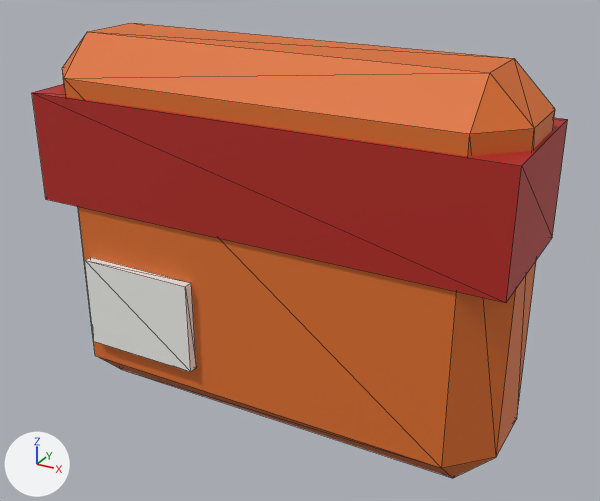
Renders of the glTF model public/models/hh_goi_mi.glb from each side of a commit.
Both versions are drawn from a 50 mm lens placed at (0.1193, -0.207, 0.161), pointed at (0.0059, -0.0008, 0.0579). Every picture has the same lights, and +X, +Y and +Z are marked at lower left. The first picture is the older version. Mesh edges are drawn as thin lines. Vertices at exactly the same position are counted once.

In view in the first picture: 'hh_goi_mi'.
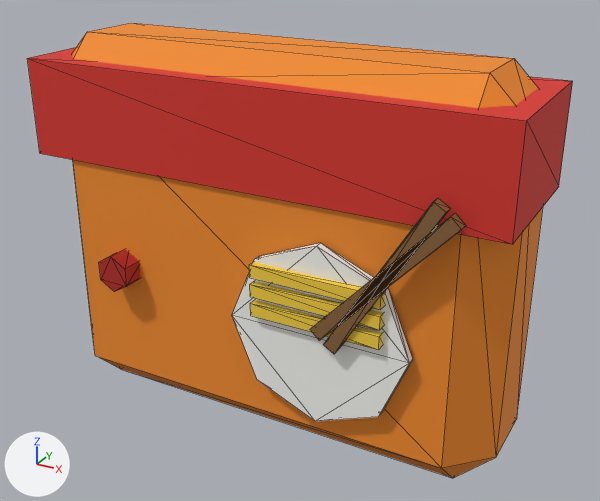
Pixel boxes (x1, y1, x2, y2) of what changed, in the pictures (600 x 501 px):
'hh_goi_mi', reshaped
    before: (32, 23, 568, 478)
    after: (27, 23, 573, 478)
part 1 of me_hh_goi_mi, added
    after: (232, 243, 413, 421)
part 2 of me_hh_goi_mi, added
    after: (250, 300, 383, 350)
part 3 of me_hh_goi_mi, added
    after: (250, 281, 384, 330)
part 4 of me_hh_goi_mi, added
    after: (249, 262, 385, 310)
part 5 of me_hh_goi_mi, added (red)
    after: (99, 249, 141, 292)
part 6 of me_hh_goi_mi, deleted
    before: (85, 257, 196, 372)
part 7 of me_hh_goi_mi, built on
    after: (310, 198, 466, 354)
part 8 of me_hh_goi_mi, recoloured
    before: (62, 23, 555, 478)
    after: (72, 23, 543, 478)
part 9 of me_hh_goi_mi, recoloured
    before: (32, 84, 568, 303)
    after: (27, 48, 573, 244)

The change, as a diff of the scene's bpy script:
```diff
--- a/public/models/hh_goi_mi.glb.py
+++ b/public/models/hh_goi_mi.glb.py
@@ mat_bang_mau @@
+mat_bang_mau = bpy.data.materials.new('bang_mau')
+mat_bang_mau.use_nodes = True; mat_bang_mau.node_tree.nodes.clear()
+_N = mat_bang_mau.node_tree.nodes; _L = mat_bang_mau.node_tree.links
+n0 = _N.new('ShaderNodeBsdfPrincipled'); n0.name = 'Principled BSDF'
+n0.inputs[2].default_value = 0.8  # 'Roughness'
+n1 = _N.new('ShaderNodeOutputMaterial'); n1.name = 'Material Output'
+n2 = _N.new('ShaderNodeVertexColor'); n2.name = 'Color Attribute'
+_L.new(n0.outputs[0], n1.inputs[0])  # 'BSDF' to 'Surface'
+_L.new(n2.outputs[0], n0.inputs[0])  # 'Color' to 'Base Color'
@@ me_hh_goi_mi @@
 # used by ob_hh_goi_mi; location = (0.0, 0.0, 0.0)
-me_hh_goi_mi.from_pydata(...)  # 40 vertices, 68 faces; spans x -0.076..0.076, y -0.025..0.023, z 0.0..0.12
-me_hh_goi_mi.materials.append(mat_nap_trang)  # white #f2f2ee
+me_hh_goi_mi.from_pydata(...)  # 100 vertices, 164 faces; spans x -0.076..0.076, y -0.03..0.023, z 0.0..0.12
+# me_hh_goi_mi part 1: a new loose piece, an 8-sided cylinder along y spanning x -0.003..0.053, y -0.0262..-0.0238, z 0.017..0.073, in mat_bang_mau
+# me_hh_goi_mi part 2: a new loose piece, a box spanning x 0.005..0.045, y -0.0285..-0.0255, z 0.048..0.052, in mat_bang_mau
+# me_hh_goi_mi part 3: a new loose piece, a box spanning x 0.005..0.045, y -0.0285..-0.0255, z 0.054..0.058, in mat_bang_mau
+# me_hh_goi_mi part 4: a new loose piece, a box spanning x 0.005..0.045, y -0.0285..-0.0255, z 0.06..0.064, in mat_bang_mau
+# me_hh_goi_mi part 5: a new loose piece, a 6-sided cylinder along y spanning x -0.0502..-0.0398, y -0.0294..-0.0206, z 0.044..0.056, in mat_bang_mau
+# me_hh_goi_mi part 6: the loose piece of 8 vertices spanning x -0.06..-0.02, y -0.025..-0.023, z 0.02..0.05 is deleted
+# me_hh_goi_mi part 7
+# 4 vertices in x -0.076..0.076, y -0.023..0.023, z 0.068 move by (0.0, 0.0, 0.015)
+# 4 vertices in x -0.076..0.076, y -0.023..0.023, z 0.102 move by (0.0, 0.0, 0.011)
+# 16 vertices are added at x 0.025..0.065, y -0.03..-0.027, z 0.044..0.092
+# 24 new faces join them
+# me_hh_goi_mi part 8: 44 faces spanning x -0.075..0.075, y -0.023..0.023, z 0.0..0.12 switch from mat_mi_cam (orange #e0702a) to mat_bang_mau
+# me_hh_goi_mi part 9: 12 faces spanning x -0.076..0.076, y -0.023..0.023, z 0.083..0.113 switch from mat_mi_do (red #b3261e) to mat_bang_mau
```
